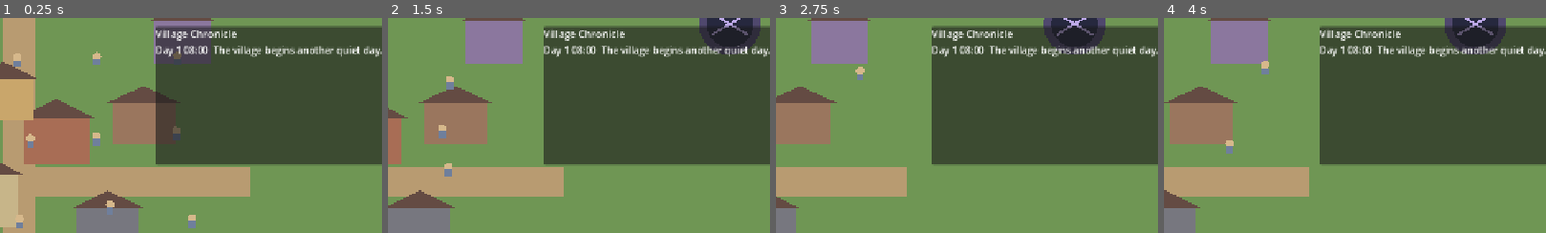
Above: before the commit, frames 1-4 (left to right).
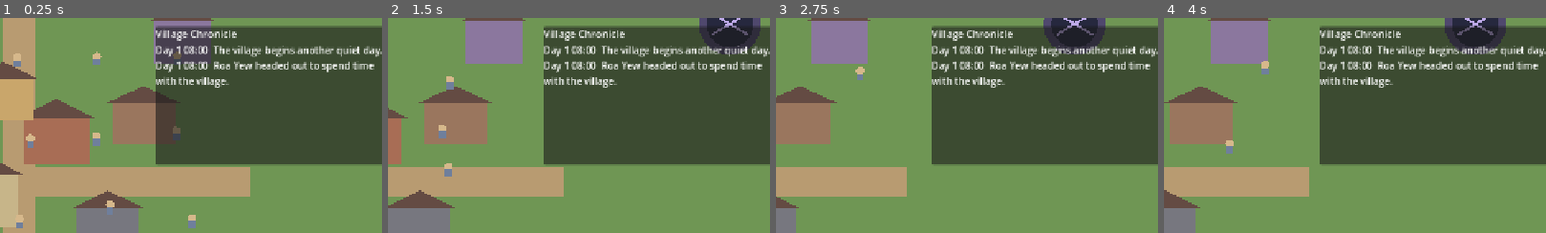
Above: after the commit, the same moments.

Repository: kei060538-commits/VillageGame
Game: Godot game, scene res://scenes/main.tscn
Same seed, same stepped clock (60 frames per second), same inputs: the game is played once before the commit and once after it.
Inputs:
- Up to frame 1 (0.25 s): no input
- Up to frame 2 (1.5 s): tap Enter at 0.5 s; hold Right (ui_right) 0.53-1.28 s; tap E at 0.6 s; hold Down (ui_down) from 1.28 s (still down); tap 1 at 1.35 s
- Up to frame 3 (2.75 s): release Down (ui_down) at 2.03 s; hold Right (ui_right) from 2.03 s (still down); tap 2 at 2.1 s
- Up to frame 4 (4 s): release Right (ui_right) at 2.78 s; hold Up (ui_up) 2.78-3.53 s; tap 3 at 2.85 s; hold Left (ui_left) from 3.53 s (still down); tap E at 3.6 s
The pictures show only the part of the screen within x 48-98%, y 0-50%; the shares and areas given below are measured in that part.

The runs differ from the first frame. In frame 1, 1.6% of the frame differs, in the area x 40-98%, y 20-33%; in frame 2, 1.6%; in frame 3, 1.6%; in frame 4, 1.6%.

Commit message:
Simulate food, disease, relationships, and village magic adoption

Diff:
--- a/scripts/systems/village_simulation.gd
+++ b/scripts/systems/village_simulation.gd
@@ -26,6 +26,7 @@
 var event_log: VillageEventLog
 var villagers: Array[Villager] = []
 var rng := RandomNumberGenerator.new()
+
 var magic_level := 0
 var magic_fields := {
     "Healing": 0,
@@ -34,7 +35,10 @@
     "Weather": 0,
     "Combat": 0,
 }
+
 var monster_threat := 5.0
+var food_security := 72.0
+var disease_pressure := 4.0
 
 var anchors := {
     "plaza": Vector2(760, 450),
@@ -58,8 +62,20 @@
     clock.day_changed.connect(_on_day_changed)
     clock.years_skipped.connect(_on_years_skipped)
     _spawn_initial_population()
+    _initialize_relationships()
+    _teach_village_magic()
     queue_redraw()
     event_log.add_event("The village begins another quiet day.", clock.get_day(), clock.get_minute_of_day(), "history")
+
+func get_status_summary() -> String:
+    return "Food %d%%  Disease %d%%  Monsters %d%%" % [int(food_security), int(disease_pressure), int(monster_threat)]
+
+func interact_with_witch(villager: Villager) -> String:
+    if villager == null or not is_instance_valid(villager):
+        return ""
+    var message: String = villager.greet_witch()
+    event_log.add_event(message, clock.get_day(), clock.get_minute_of_day(), "life")
+    return message
 
 func _spawn_initial_population() -> void:
     for i in range(OCCUPATIONS.size()):
@@ -83,6 +99,23 @@
         villagers.append(villager)
         add_child(villager)
 
+func _initialize_relationships() -> void:
+    for i in range(villagers.size()):
+        var first: Villager = villagers[i]
+        for j in range(i + 1, villagers.size()):
+            var second: Villager = villagers[j]
+            var base: float = rng.randf_range(-8.0, 22.0)
+            first.initialize_relationship(second.display_name, base)
+            second.initialize_relationship(first.display_name, base + rng.randf_range(-4.0, 4.0))
+
+func _initialize_new_villager_relationships(new_villager: Villager) -> void:
+    for other in villagers:
+        if other == new_villager or not is_instance_valid(other):
+            continue
+        var base: float = rng.randf_range(-4.0, 16.0)
+        new_villager.initialize_relationship(other.display_name, base)
+        other.initialize_relationship(new_villager.display_name, base + rng.randf_range(-3.0, 3.0))
+
 func _home_position(index: int) -> Vector2:
     var column: int = index % 5
     var row: int = int(index / 5)
@@ -107,53 +140,180 @@
     magic_level = maxi(magic_level, level)
     if magic_fields.has(field_name):
         magic_fields[field_name] = int(magic_fields[field_name]) + 1
-    monster_threat = maxf(0.0, monster_threat - 10.0 - float(magic_fields["Combat"]) * 2.0)
+
+    match field_name:
+        "Healing":
+            disease_pressure = maxf(0.0, disease_pressure - 8.0 - float(magic_fields["Healing"]) * 1.5)
+        "Agriculture":
+            food_security = minf(100.0, food_security + 9.0 + float(magic_fields["Agriculture"]) * 1.5)
+        "Construction":
+            monster_threat = maxf(0.0, monster_threat - 5.0 - float(magic_fields["Construction"]))
+        "Weather":
+            food_security = minf(100.0, food_security + 5.0 + float(magic_fields["Weather"]))
+            disease_pressure = maxf(0.0, disease_pressure - 2.0)
+        "Combat":
+            monster_threat = maxf(0.0, monster_threat - 12.0 - float(magic_fields["Combat"]) * 2.0)
+
+    _teach_village_magic()
     event_log.add_event(
-        "%s magic entered the village tradition. Knowledge level is now %d." % [field_name, magic_level],
+        "%s magic entered the village tradition. Village research level is now %d." % [field_name, magic_level],
         clock.get_day(), clock.get_minute_of_day(), "magic"
     )
+
+func _teach_village_magic() -> void:
+    for villager in villagers:
+        if is_instance_valid(villager):
+            villager.update_magic_knowledge(magic_fields)
 
 func _on_day_changed(day: int) -> void:
     if day <= 1:
         return
-    var protection: float = float(magic_fields["Combat"]) * 0.18
-    monster_threat = clampf(monster_threat + maxf(0.35, 1.25 - protection), 0.0, 100.0)
+
+    _update_food_security(day)
+    _update_disease_pressure(day)
+    _update_monster_pressure(day)
+    _simulate_social_day(day)
+    _remove_dead_villagers()
+
+func _update_food_security(day: int) -> void:
+    var farmer_count := 0
+    var support_count := 0
+    for villager in villagers:
+        if not is_instance_valid(villager):
+            continue
+        if villager.occupation == "Farmer":
+            farmer_count += 1
+        elif villager.occupation == "Hunter" or villager.occupation == "Gatherer":
+            support_count += 1
+
+    var production: float = float(farmer_count) * 0.22 + float(support_count) * 0.10
+    production += float(magic_fields["Agriculture"]) * 0.72 + float(magic_fields["Weather"]) * 0.30
+    var consumption: float = float(villagers.size()) * 0.075
+    var natural_variation: float = rng.randf_range(-0.45, 0.35)
+    food_security = clampf(food_security + production - consumption + natural_variation, 0.0, 100.0)
+
+    if food_security < 35.0:
+        var shortage: float = (35.0 - food_security) * 0.12
+        for villager in villagers:
+            if is_instance_valid(villager):
+                villager.apply_food_shortage(shortage)
+        if day % 3 == 0:
+            event_log.add_event("Food stores are running low and some families are skipping meals.", day, clock.get_minute_of_day(), "hunger")
+    elif food_security > 88.0 and day % 8 == 0:
+        event_log.add_event("The granaries are full after a good run of harvests.", day, clock.get_minute_of_day(), "life")
+
+func _update_disease_pressure(day: int) -> void:
+    var healing: float = float(magic_fields["Healing"])
+    var food_stress: float = maxf(0.0, 45.0 - food_security) * 0.025
+    disease_pressure = clampf(disease_pressure + 0.42 + food_stress - healing * 0.32 + rng.randf_range(-0.25, 0.35), 0.0, 100.0)
+
+    var infection_chance: float = clampf(disease_pressure / 260.0, 0.0, 0.38)
+    if villagers.size() > 0 and rng.randf() < infection_chance:
+        var target: Villager = villagers[rng.randi_range(0, villagers.size() - 1)]
+        if is_instance_valid(target) and not target.sick:
+            var severity: float = rng.randf_range(0.25, 0.85)
+            target.contract_illness(severity)
+            event_log.add_event("%s has fallen ill." % target.display_name, day, clock.get_minute_of_day(), "disease")
+
+    if disease_pressure >= 55.0 and day % 4 == 0:
+        event_log.add_event("Illness is spreading through the village.", day, clock.get_minute_of_day(), "disease")
+
+func _update_monster_pressure(day: int) -> void:
+    var combat_protection: float = float(magic_fields["Combat"]) * 0.22
+    var construction_protection: float = float(magic_fields["Construction"]) * 0.08
+    var growth: float = maxf(0.25, 1.25 - combat_protection - construction_protection)
+    monster_threat = clampf(monster_threat + growth, 0.0, 100.0)
 
     if monster_threat >= 75.0 and day % 3 == 0:
         event_log.add_event("Tracks and broken fences suggest powerful monsters nearby.", day, clock.get_minute_of_day(), "threat")
     elif monster_threat >= 40.0 and day % 5 == 0:
         event_log.add_event("Hunters report more monsters at the forest edge.", day, clock.get_minute_of_day(), "threat")
 
+func _simulate_social_day(day: int) -> void:
+    if villagers.size() < 2:
+        return
+
+    var interactions: int = mini(3, int(villagers.size() / 4))
+    for _i in range(interactions):
+        var first_index: int = rng.randi_range(0, villagers.size() - 1)
+        var second_index: int = rng.randi_range(0, villagers.size() - 1)
+        if first_index == second_index:
+            continue
+        var first: Villager = villagers[first_index]
+        var second: Villager = villagers[second_index]
+        if not is_instance_valid(first) or not is_instance_valid(second):
+            continue
+
+        var delta: int = first.socialize_with(second)
+        second.change_relationship(first.display_name, float(delta))
+        var relation: float = first.get_relationship(second.display_name)
+        if delta > 0 and relation >= 45.0 and rng.randf() < 0.22:
+            event_log.add_event("%s and %s have become close companions." % [first.display_name, second.display_name], day, clock.get_minute_of_day(), "relationship")
+        elif delta < 0 and relation <= -28.0 and rng.randf() < 0.28:
+            event_log.add_event("%s and %s argued in the village." % [first.display_name, second.display_name], day, clock.get_minute_of_day(), "relationship")
+
+func _remove_dead_villagers() -> void:
+    var replacements: Array[Dictionary] = []
+    for villager in villagers:
+        if is_instance_valid(villager) and villager.health <= 0.0:
+            replacements.append(_replacement_data(villager))
+
+    for replacement in replacements:
+        _replace_with_descendant(replacement, "died during a hard season")
+
 func _on_years_skipped(years: int, _from_year: int, _to_year: int) -> void:
     var replacements: Array[Dictionary] = []
     for villager in villagers:
+        if not is_instance_valid(villager):
+            continue
         villager.advance_years(years)
-        if villager.age >= 78:
-            replacements.append({
-                "villager": villager,
-                "family": villager.family_name,
-                "occupation": villager.occupation,
-                "generation": villager.generation + 1,
-                "home": villager.home_position,
-            })
+        if villager.age >= 78 or villager.health <= 0.0:
+            replacements.append(_replacement_data(villager))
 
     for replacement in replacements:
-        var old_villager := replacement["villager"] as Villager
-        if old_villager == null:
-            continue
-        event_log.add_event(
-            "%s is now remembered as part of village history." % old_villager.display_name,
-            clock.get_day(), clock.get_minute_of_day(), "generation"
-        )
-        villagers.erase(old_villager)
-        old_villager.queue_free()
-        _spawn_descendant(replacement)
-
-    monster_threat = clampf(monster_threat + float(years) * maxf(1.0, 3.0 - float(magic_fields["Combat"]) * 0.25), 0.0, 100.0)
+        _replace_with_descendant(replacement, "passed into village memory while the witch was away")
+
+    food_security = clampf(
+        food_security + float(years) * (float(magic_fields["Agriculture"]) * 1.2 + float(magic_fields["Weather"]) * 0.45 - 0.65),
+        0.0,
+        100.0
+    )
+    disease_pressure = clampf(
+        disease_pressure + float(years) * (1.1 - float(magic_fields["Healing"]) * 0.55),
+        0.0,
+        100.0
+    )
+    monster_threat = clampf(
+        monster_threat + float(years) * maxf(0.8, 2.8 - float(magic_fields["Combat"]) * 0.35 - float(magic_fields["Construction"]) * 0.12),
+        0.0,
+        100.0
+    )
+
     event_log.add_event(
         "%d years passed while the witch studied. The village has changed." % years,
         clock.get_day(), clock.get_minute_of_day(), "history"
     )
+
+func _replacement_data(villager: Villager) -> Dictionary:
+    return {
+        "villager": villager,
+        "family": villager.family_name,
+        "occupation": villager.occupation,
+        "generation": villager.generation + 1,
+        "home": villager.home_position,
+    }
+
+func _replace_with_descendant(data: Dictionary, reason: String) -> void:
+    var old_villager := data["villager"] as Villager
+    if old_villager == null or not is_instance_valid(old_villager):
+        return
+    event_log.add_event(
+        "%s %s." % [old_villager.display_name, reason],
+        clock.get_day(), clock.get_minute_of_day(), "generation"
+    )
+    villagers.erase(old_villager)
+    old_villager.queue_free()
+    _spawn_descendant(data)
 
 func _spawn_descendant(data: Dictionary) -> void:
     var villager := Villager.new()
@@ -175,16 +335,23 @@
     villager.action_changed.connect(_on_villager_action_changed)
     villagers.append(villager)
     add_child(villager)
+    villager.update_magic_knowledge(magic_fields)
+    _initialize_new_villager_relationships(villager)
     event_log.add_event(
         "%s of the %s family has taken a place in village life." % [given, family],
         clock.get_day(), clock.get_minute_of_day(), "generation"
     )
 
 func _on_villager_action_changed(villager: Villager, _old_action: String, new_action: String) -> void:
-    if new_action == "socialize" and rng.randf() < 0.08:
+    if new_action == "socialize" and rng.randf() < 0.06:
         event_log.add_event(
             "%s headed out to spend time with the village." % villager.display_name,
             clock.get_day(), clock.get_minute_of_day(), "life"
+        )
+    elif new_action == "magic_work" and rng.randf() < 0.08:
+        event_log.add_event(
+            "%s used %s magic while working as a %s." % [villager.display_name, villager.get_preferred_magic_field(), villager.occupation],
+            clock.get_day(), clock.get_minute_of_day(), "magic"
         )
 
 func _draw() -> void:
